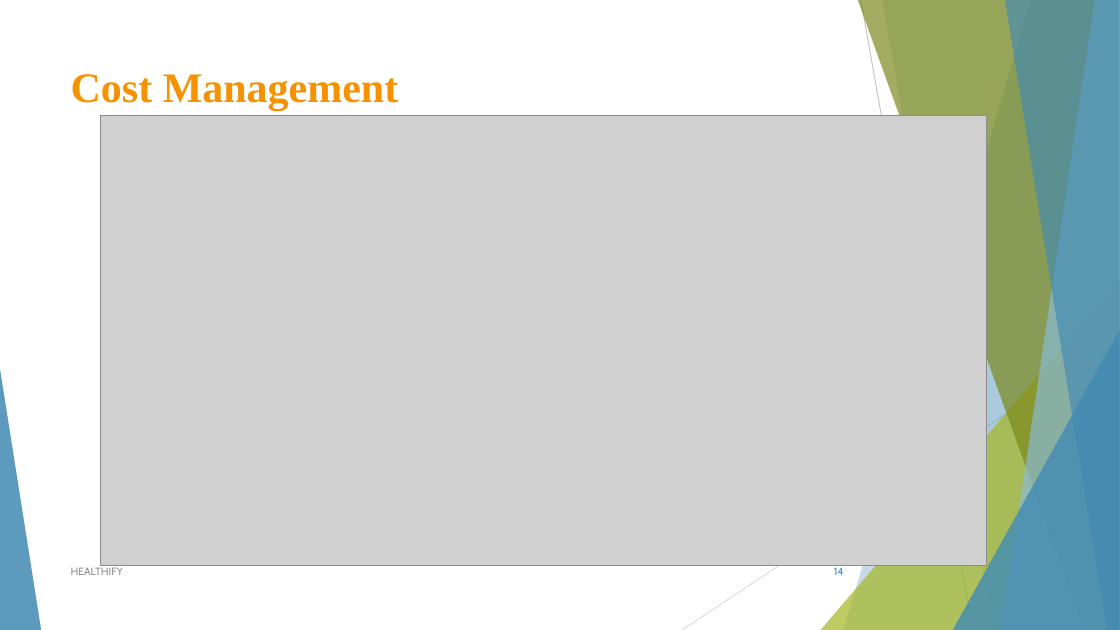
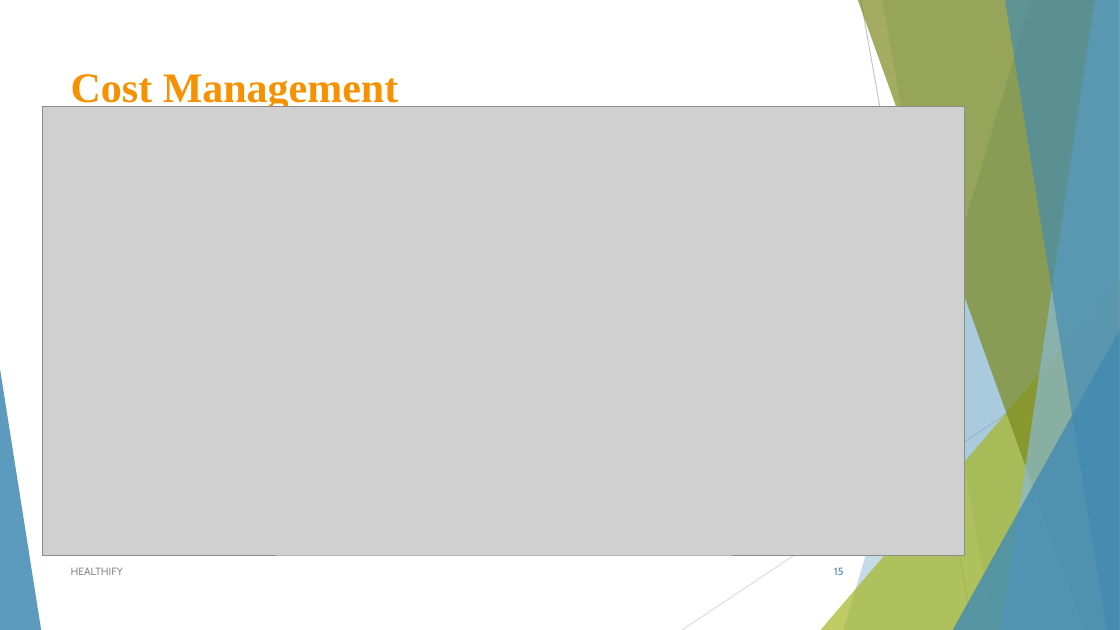
Before and after one commit to sowmyathogiti/Healthify, a slide deck: slide 15 of Healthify .pptx (slide 14 before the commit). Drawn at 1120x630 pixels with LibreOffice and Linux fonts; fonts in the diff are those of the drawing; grey boxes stand for pictures. Boxes give left, top, right and bottom in pixels: in the first picture for what was removed or moved away, otherwise in the second. Text is boxed around its words. In the diff, an @@ line names an element or a change of style, - is before the commit and + after.

```diff
--- a/Healthify .pptx
+++ b/Healthify .pptx
@@ picture: place and size @@
-picture at bbox=[100, 115, 986, 565]
+picture at bbox=[42, 107, 965, 555]
@@ page number at bbox=[834, 567, 843, 575]: text changed @@
-14
+15
```
Also in this commit, not shown: 1 other slide changed, 1 slide added.
